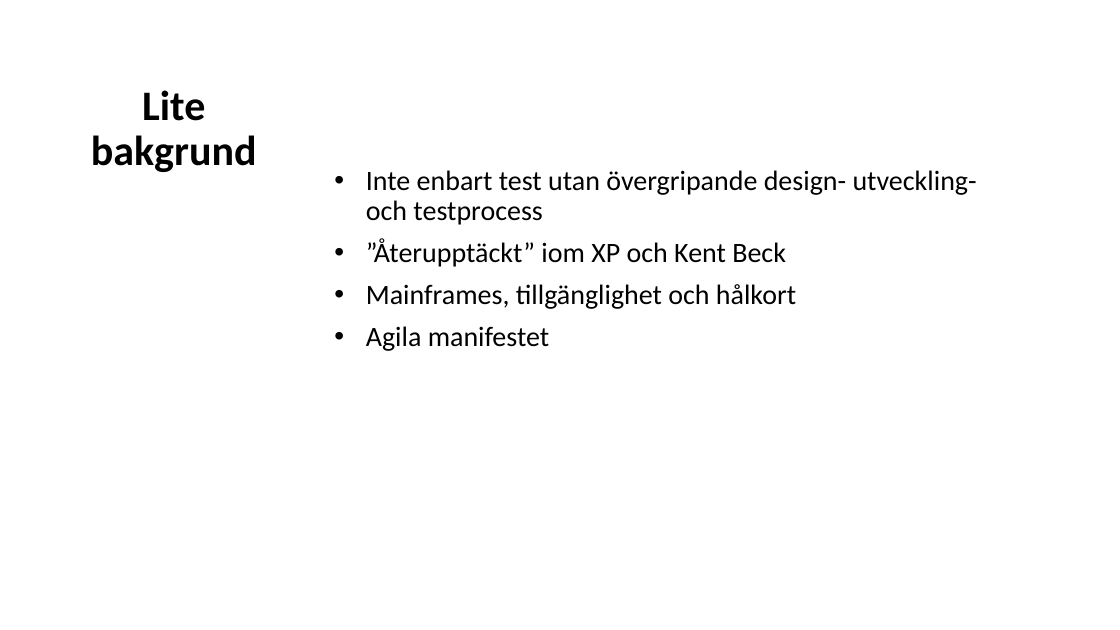
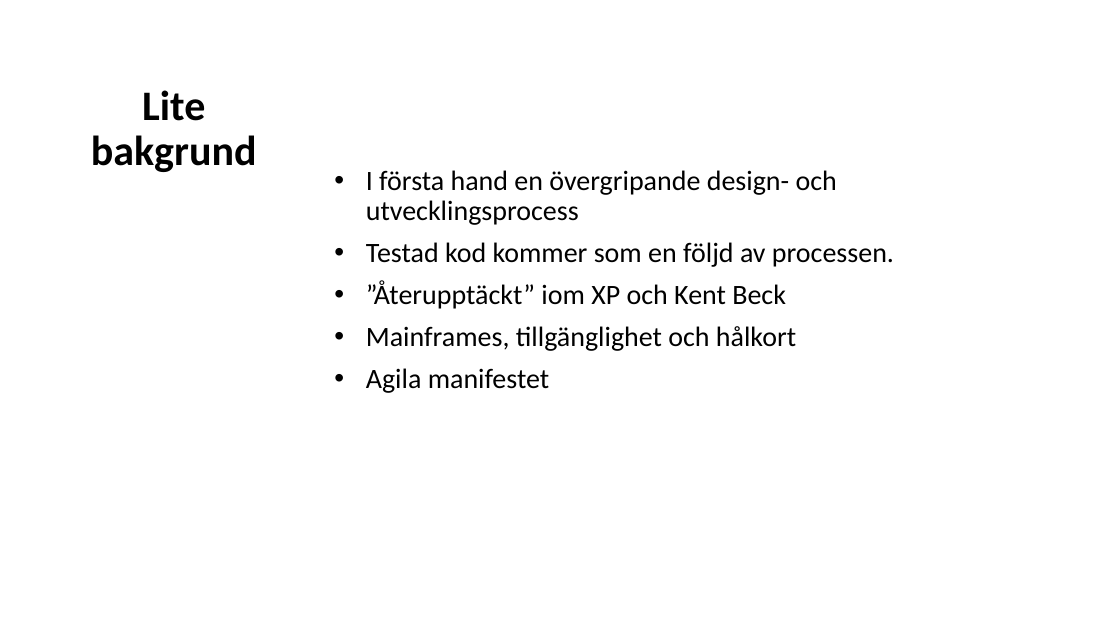
Before and after one commit to Omegapoint/tdd-lab, a slide deck: slide 3 of TDD-Presentation.pptx (slide 4 before the commit). Drawn at 1120x630 pixels with LibreOffice and Linux fonts; fonts in the diff are those of the drawing. Boxes give left, top, right and bottom in pixels: in the first picture for what was removed or moved away, otherwise in the second. Text is boxed around its words. In the diff, an @@ line names an element or a change of style, - is before the commit and + after.

```diff
--- a/TDD-Presentation.pptx
+++ b/TDD-Presentation.pptx
@@ subtitle at box(366, 170, 894, 267): text changed @@
-• Inte enbart test utan övergripande design- utveckling- och testprocess
+• I första hand en övergripande design- och utvecklingsprocess
+• Testad kod kommer som en följd av processen.
```
Also in this commit, not shown: 1 other slide changed, 1 slide added, 1 slide removed.
